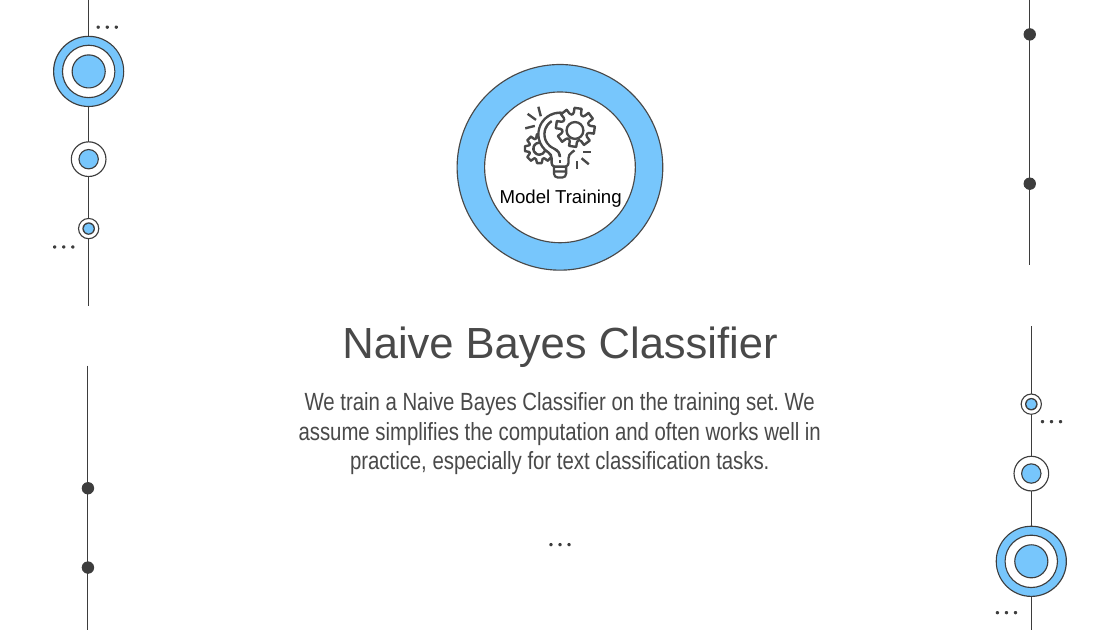
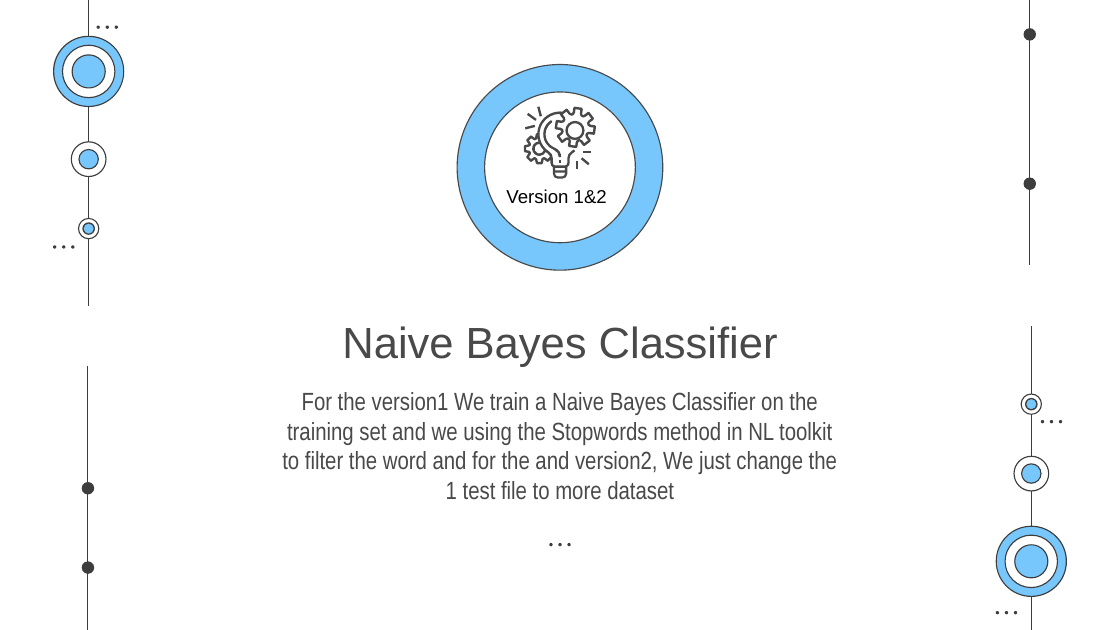
Before and after one commit to NiceVincent/COMP237_GroupProject-1, a slide deck: slide 4 of COMP237_GroupProject.pptx. Drawn at 1120x630 pixels with LibreOffice and Linux fonts; fonts in the diff are those of the drawing. Boxes give left, top, right and bottom in pixels: in the first picture for what was removed or moved away, otherwise in the second. Text is boxed around its words. In the diff, an @@ line names an element or a change of style, - is before the commit and + after.

```diff
--- a/COMP237_GroupProject.pptx
+++ b/COMP237_GroupProject.pptx
@@ text at (506, 189, 607, 203): text changed @@
-Model Training
+Version 1&2
@@ subtitle at (282, 392, 837, 500): text changed @@
-We train a Naive Bayes Classifier on the training set. We assume simplifies the computation and often works well in practice, especially for text classification tasks.
+For the version1 We train a Naive Bayes Classifier on the training set and we using the Stopwords method in NL toolkit to filter the word and for the and version2, We just change the 1 test file to more dataset
```
Also in this commit, not shown: 4 slides added, 1 slide removed.
